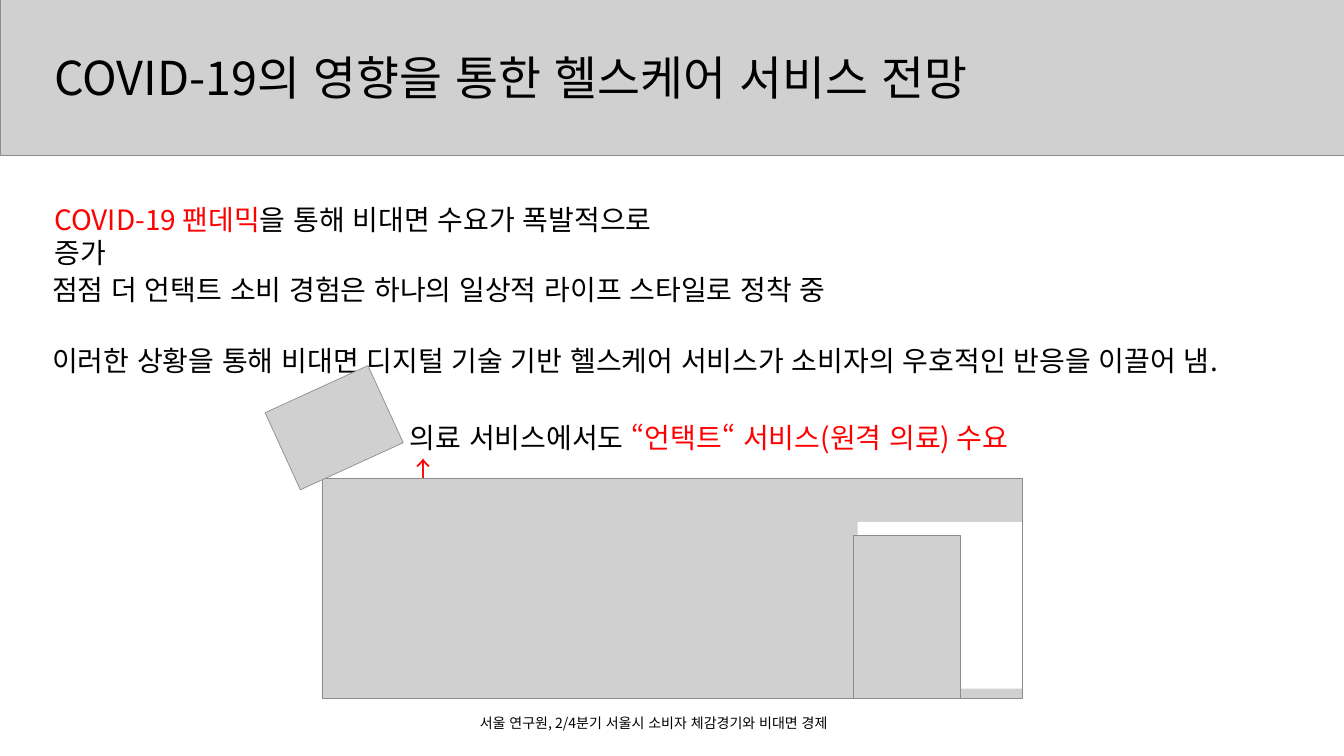
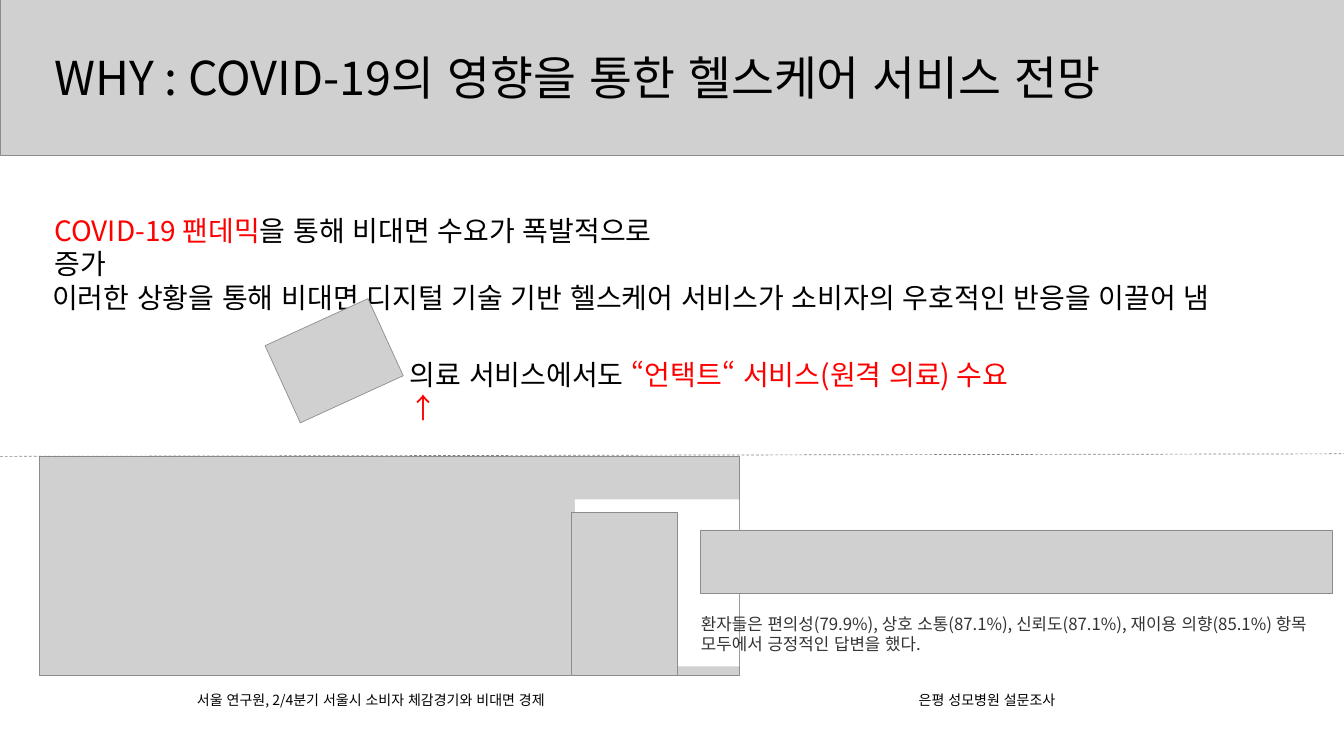
Before and after one commit to zdlghtjdz/codingtest, a slide deck: slide 2 of 공채관련_자료/농심 NDS/NDS 임원 면접 초안2.pptx. Drawn at 1344x756 pixels with LibreOffice and Linux fonts; fonts in the diff are those of the drawing; grey boxes stand for pictures. Boxes give left, top, right and bottom in pixels: in the first picture for what was removed or moved away, otherwise in the second. Text is boxed around its words. In the diff, an @@ line names an element or a change of style, - is before the commit and + after.

```diff
--- a/공채관련_자료/농심 NDS/NDS 임원 면접 초안2.pptx
+++ b/공채관련_자료/농심 NDS/NDS 임원 면접 초안2.pptx
@@ text at <box>54,56,1101,99</box>: text changed @@
-COVID-19의 영향을 통한 헬스케어 서비스 전망
+WHY : COVID-19의 영향을 통한 헬스케어 서비스 전망
@@ text "COVID-19 팬데믹을 통해 비대면 수요가 ...": place and size @@
-text "COVID-19 팬데믹을 통해 비대면 수요가 ..." at <box>55,207,652,233</box>
+text "COVID-19 팬데믹을 통해 비대면 수요가 ..." at <box>55,218,652,244</box>
@@ text at <box>52,284,1210,316</box>: text changed @@
-이러한 상황을 통해 비대면 디지털 기술 기반 헬스케어 서비스가 소비자의 우호적인 반응을 이끌어 냄.
+이러한 상황을 통해 비대면 디지털 기술 기반 헬스케어 서비스가 소비자의 우호적인 반응을 이끌어 냄
@@ text removed at <box>52,276,826,303</box> @@
-점점 더 언택트 소비 경험은 하나의 일상적 라이프 스타일로 정착 중
@@ picture: place and size @@
-picture at <box>265,365,403,489</box>
+picture at <box>265,299,403,423</box>
@@ text "의료 서비스에서도 “언택트“ 서비스(원격 의료) ...": place and size @@
-text "의료 서비스에서도 “언택트“ 서비스(원격 의료) ..." at <box>410,423,1008,454</box>
+text "의료 서비스에서도 “언택트“ 서비스(원격 의료) ..." at <box>410,360,1008,391</box>
@@ line added from (0, 456) to (1344, 454), #808080 0.75 pt dashed @@
@@ picture: place and size @@
-picture at <box>322,478,1022,698</box>
+picture at <box>39,456,739,675</box>
@@ rectangle: place and size @@
-rectangle at <box>857,521,1022,688</box>
+rectangle at <box>575,499,739,666</box>
@@ picture: place and size @@
-picture at <box>854,535,960,698</box>
+picture at <box>571,513,677,675</box>
@@ picture added at <box>701,530,1332,593</box> @@
@@ text added at <box>701,613,1307,655</box>, 18 pt, text #333333 @@
+환자들은 편의성(79.9%), 상호 소통(87.1%), 신뢰도(87.1%), 재이용 의향(85.1%) 항목 모두에서 긍정적인 답변을 했다.
@@ text "서울 연구원, 2/4분기 서울시 소비자 ...": place and size @@
-text "서울 연구원, 2/4분기 서울시 소비자 ..." at <box>480,716,828,731</box>
+text "서울 연구원, 2/4분기 서울시 소비자 ..." at <box>197,693,545,708</box>
@@ text added at <box>919,693,1055,706</box>, 15 pt, text #000000 @@
+은평 성모병원 설문조사
```
Also in this commit, not shown: 2 other slides changed.
